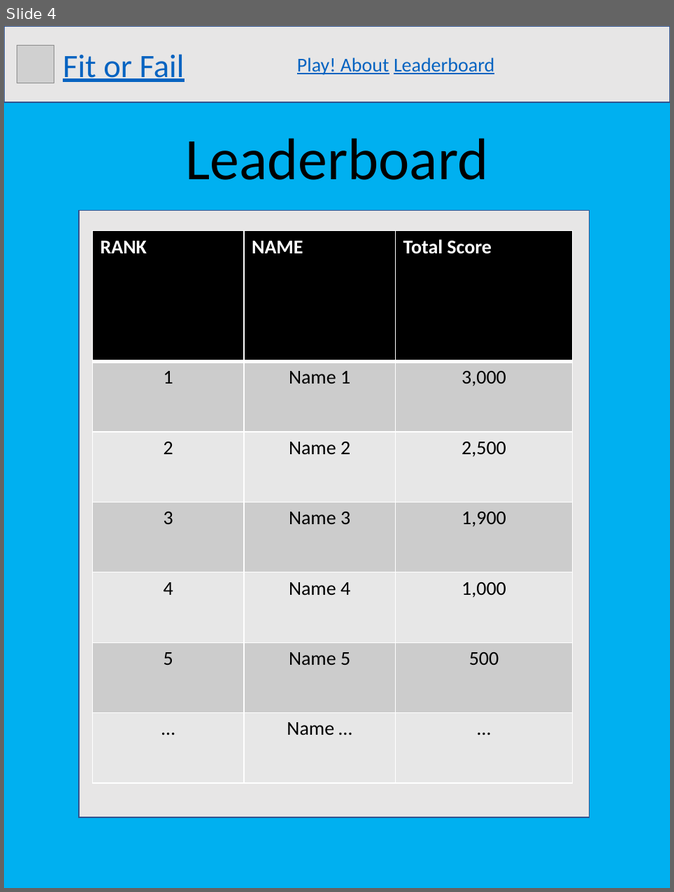
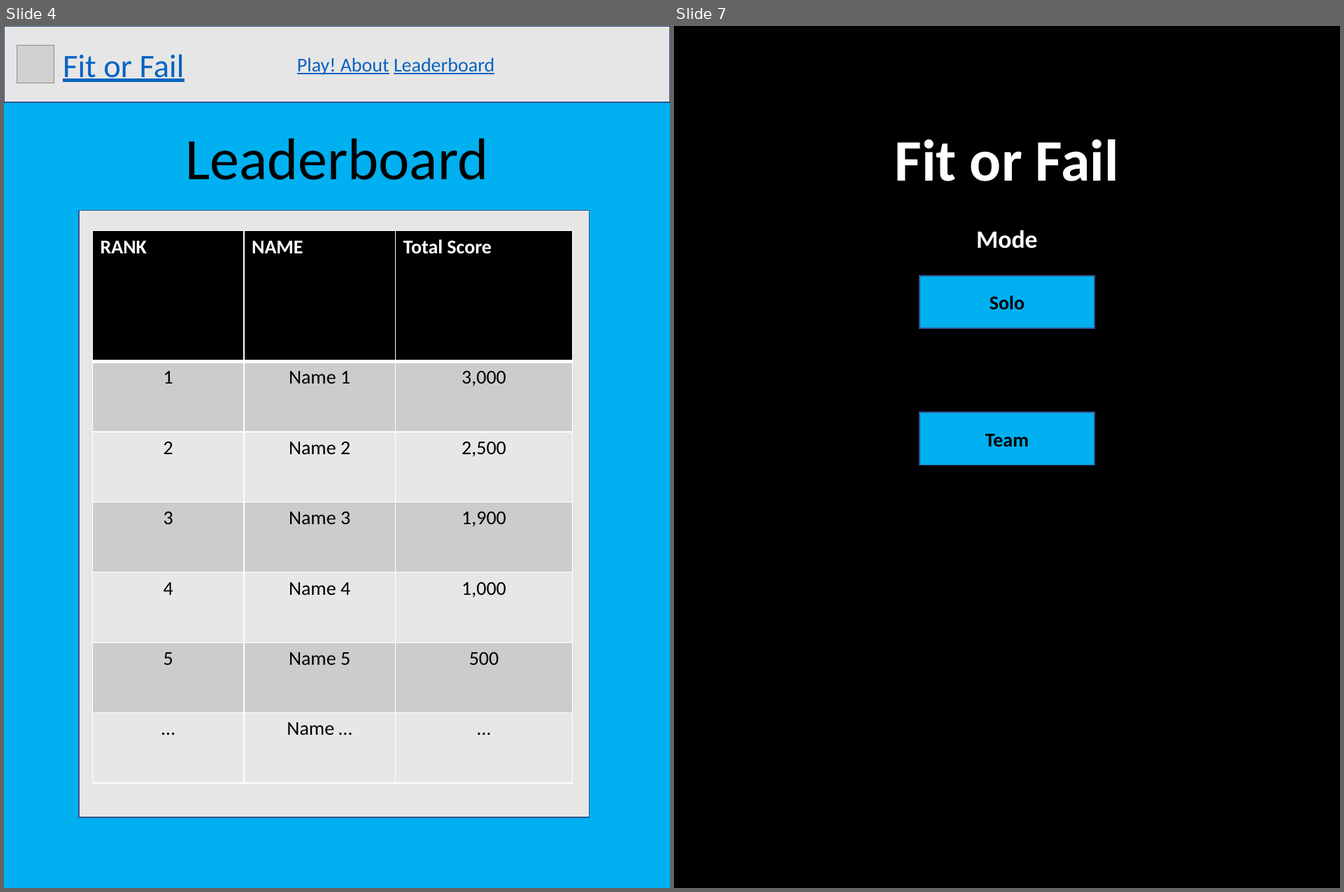
Before and after one commit to s-christian/Fit_or_Fail, a slide deck: website_graphic.pptx. Shown side by side, each under a label of ours: slide 4 before the commit, slides 4 and 7 after it; the slides between them are not shown. The pictures are 674x892 and 1344x892 pixels, drawn with LibreOffice and Linux fonts; fonts in the diff are those of the drawing; grey boxes stand for pictures. Boxes give left, top, right and bottom in pixels: in the first picture for what was removed or moved away, otherwise in the second. Text is boxed around its words. In the diff, an @@ line names an element or a change of style, - is before the commit and + after.

```diff
--- a/website_graphic.pptx
+++ b/website_graphic.pptx
@@ slide 7 added at (674, 26, 1340, 888), background #000000 @@
@@ text added at (895, 139, 1119, 249), 54 pt, text #FFFFFF, bold @@
+Fit or Fail
+Mode
@@ rectangle added at (920, 276, 1095, 328), fill #00B0F0, outline #325491 1 pt, 18 pt, text #000000, bold @@
+Solo
@@ rectangle added at (920, 412, 1095, 465), fill #00B0F0, outline #325491 1 pt, 18 pt, text #000000, bold @@
+Team
```
Also in this commit, not shown: 2 slides changed, 2 other slides added.
